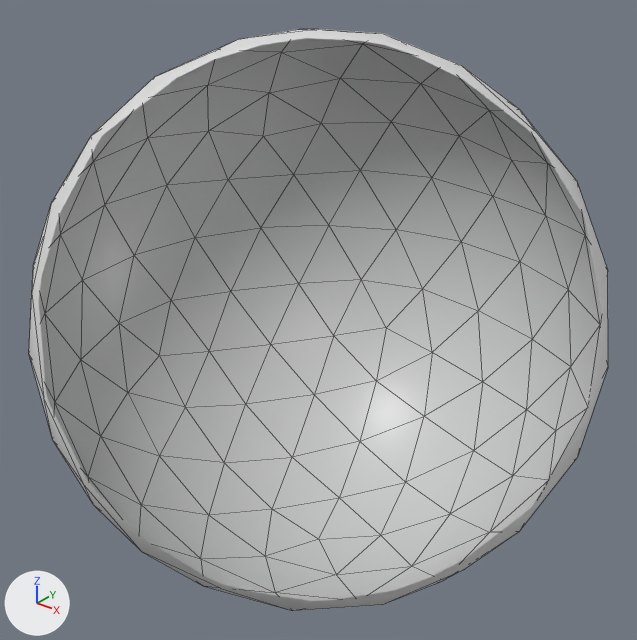
The FBX model Project ORKA/Data/Meshes/simpleRTS.fbx as it was, and as the next commit left it.
Camera for both pictures: a 50 mm lens placed at (862.0, -1079.0, 667.0), pointed at (0.0, -1.0, -1.0). Every picture has the same lights, and +X, +Y and +Z are marked at lower left. The picture after the commit comes second. Mesh edges are drawn as thin lines. Everything nearer to the camera than a plane just in front of the edit is cut away. Where no turn or scale is listed for an object, it has been applied to the vertices.

In view in the first picture: 'SimpleRTSSky'.
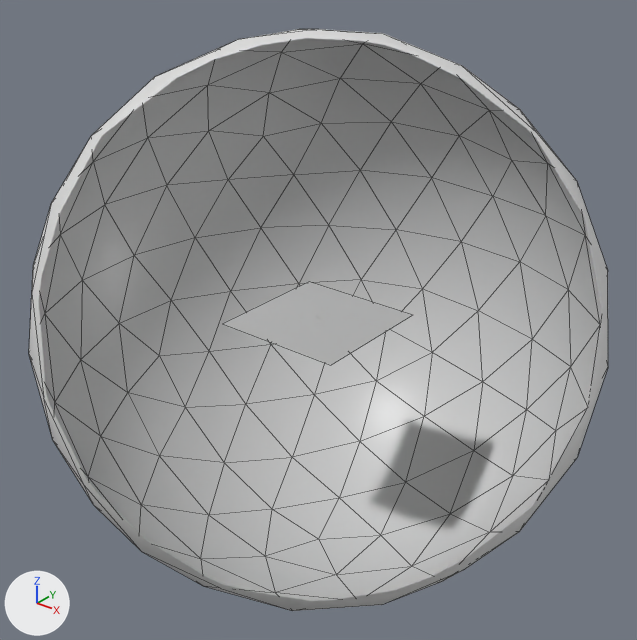
Location of each change, (x1, y1, x2, y2) in pixels of the pictures (637 x 640 px):
'SRTSGround', added: after (223, 281, 413, 365)

The change, as a list of edits to the scene's bpy script:
```text
Add me_plane:
    me_plane.from_pydata([(-118.0, -118.0, 0.0), (118.0, -118.0, 0.0), (-118.0, 118.0, 0.0), (118.0, 118.0, 0.0)], [], [(0, 1, 3, 2)])
    me_plane.materials.append(mat_material)  # white #e7e7e7
Add ob_srtsground:
    ob_srtsground = bpy.data.objects.new('SRTSGround', me_plane)
    ob_srtsground.location = (0.0, 0.0, 0.0)
```
